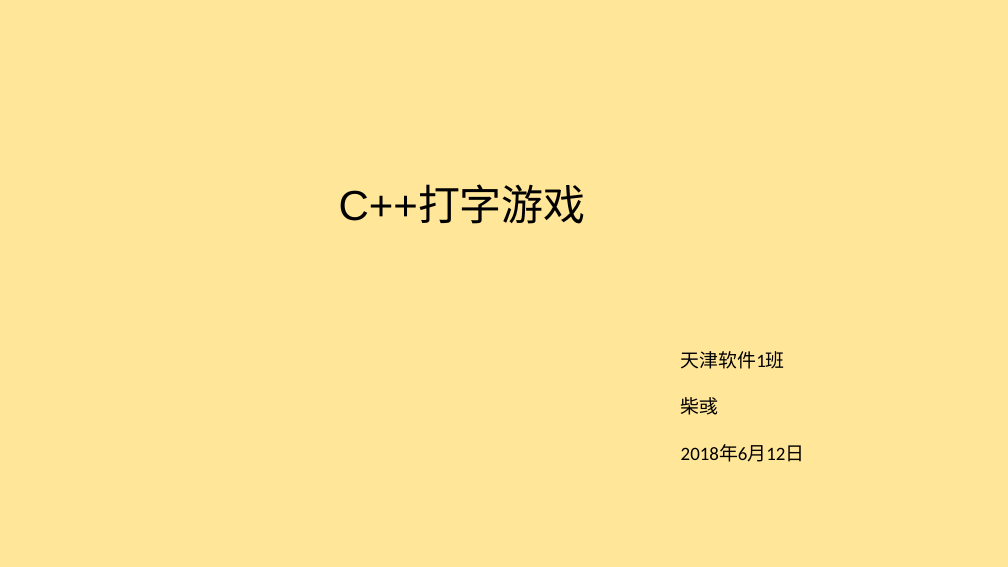
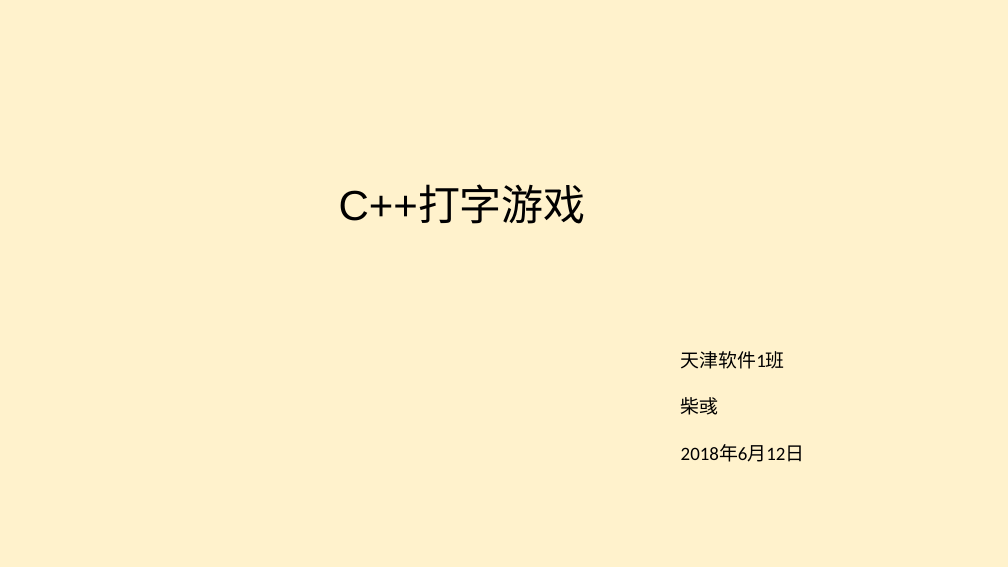
Before and after one commit to CatherineIsNotHere/MyStudyProject, a slide deck: slide 1 of huiZhongLesson/答辩文件/天津软件1班_C++游戏_柴彧_打字游戏/打字游戏.pptx. Drawn at 1008x567 pixels with LibreOffice and Linux fonts; fonts in the diff are those of the drawing. Boxes give left, top, right and bottom in pixels: in the first picture for what was removed or moved away, otherwise in the second. Text is boxed around its words. In the diff, an @@ line names an element or a change of style, - is before the commit and + after.

```diff
--- a/huiZhongLesson/答辩文件/天津软件1班_C++游戏_柴彧_打字游戏/打字游戏.pptx
+++ b/huiZhongLesson/答辩文件/天津软件1班_C++游戏_柴彧_打字游戏/打字游戏.pptx
@@ background #FFE699 to #FFF2CC @@
```
Also in this commit, not shown: 8 other slides changed, 1 slide added, 1 slide removed, 4 other files.
